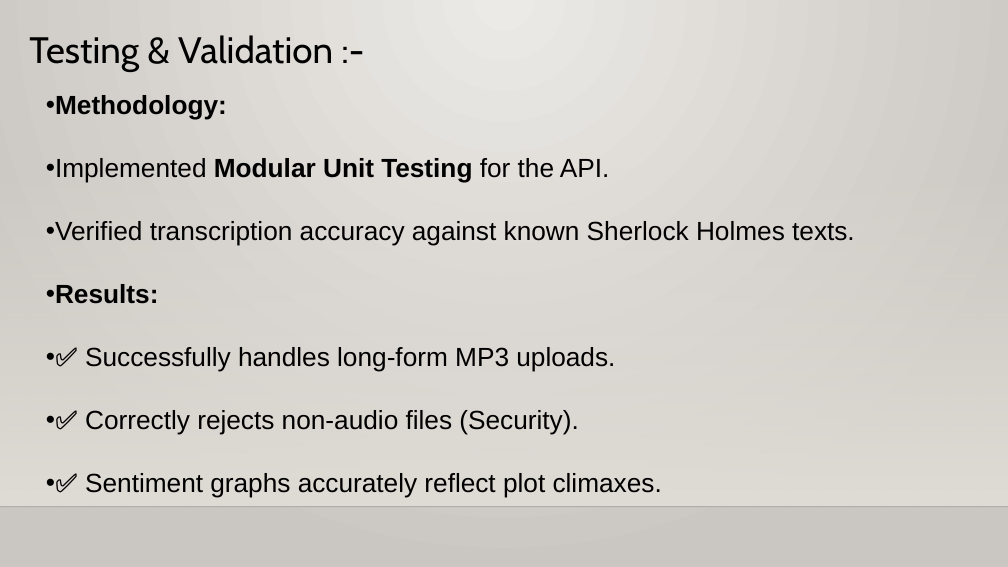
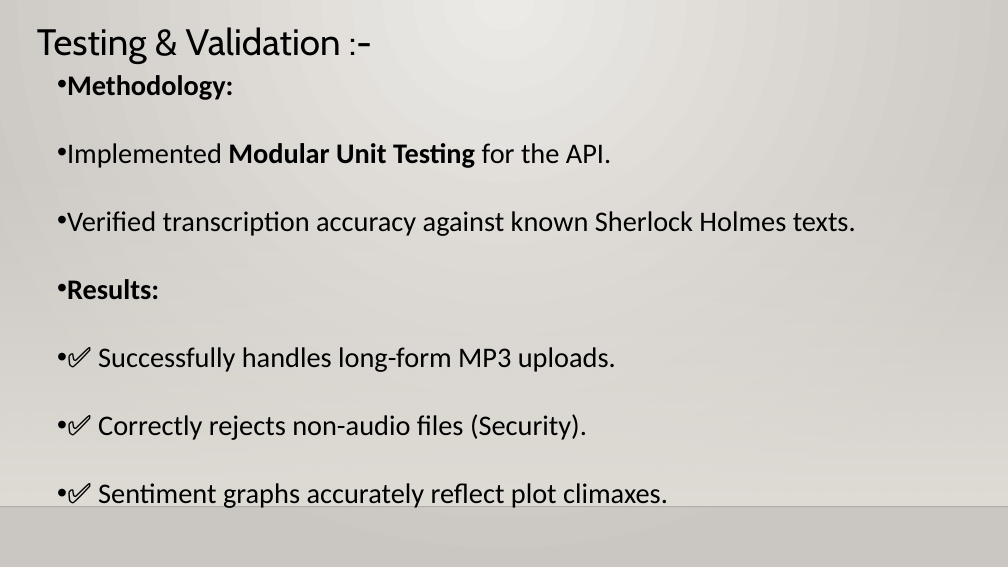
Before and after one commit to Sivashalinimurugesan/Automated-Podcast-Transcription-and-Topic-Segmentation, a slide deck: slide 10 of AI Podcast Transcription.pptx (slide 9 before the commit). Drawn at 1008x567 pixels with LibreOffice and Linux fonts; fonts in the diff are those of the drawing; background and template pictures are left out. Boxes give left, top, right and bottom in pixels: in the first picture for what was removed or moved away, otherwise in the second. Text is boxed around its words. In the diff, an @@ line names an element or a change of style, - is before the commit and + after.

```diff
--- a/AI Podcast Transcription.pptx
+++ b/AI Podcast Transcription.pptx
@@ text "Testing & Validation :-" moved from (x1=29, y1=35, x2=333, y2=72) to (x1=37, y1=27, x2=341, y2=64) @@
@@ text "Methodology:" moved from (x1=46, y1=95, x2=855, y2=498) to (x1=67, y1=75, x2=856, y2=508) @@
@@ text "Methodology:" at (x1=67, y1=75, x2=856, y2=508): size 25 to 27 pt, font Arial to Calibri @@
```
Also in this commit, not shown: 10 other slides changed, 1 slide added.
